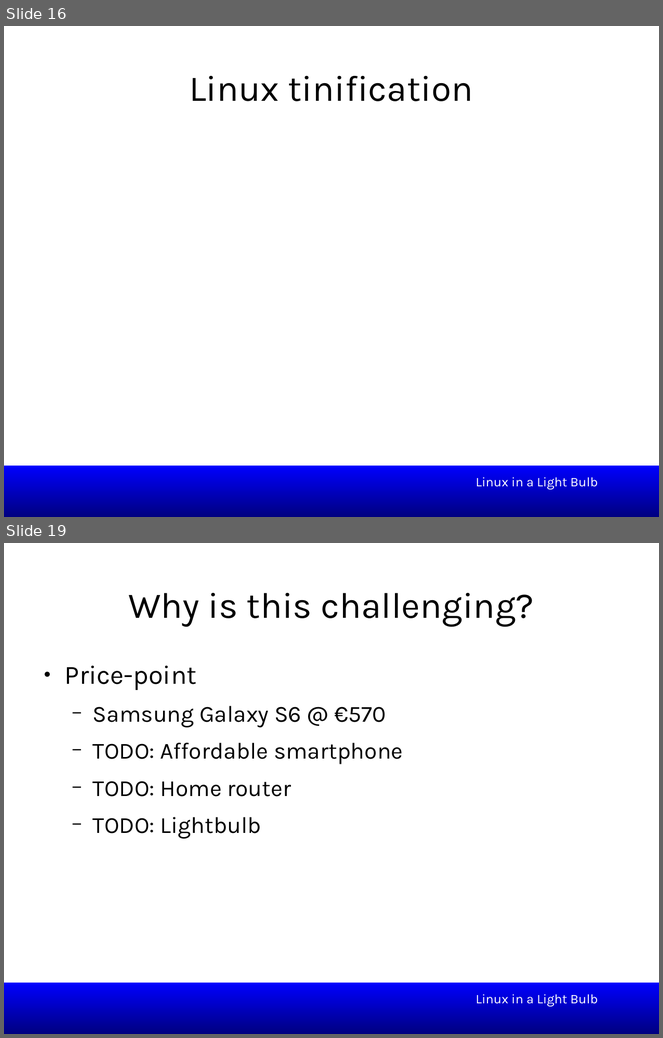
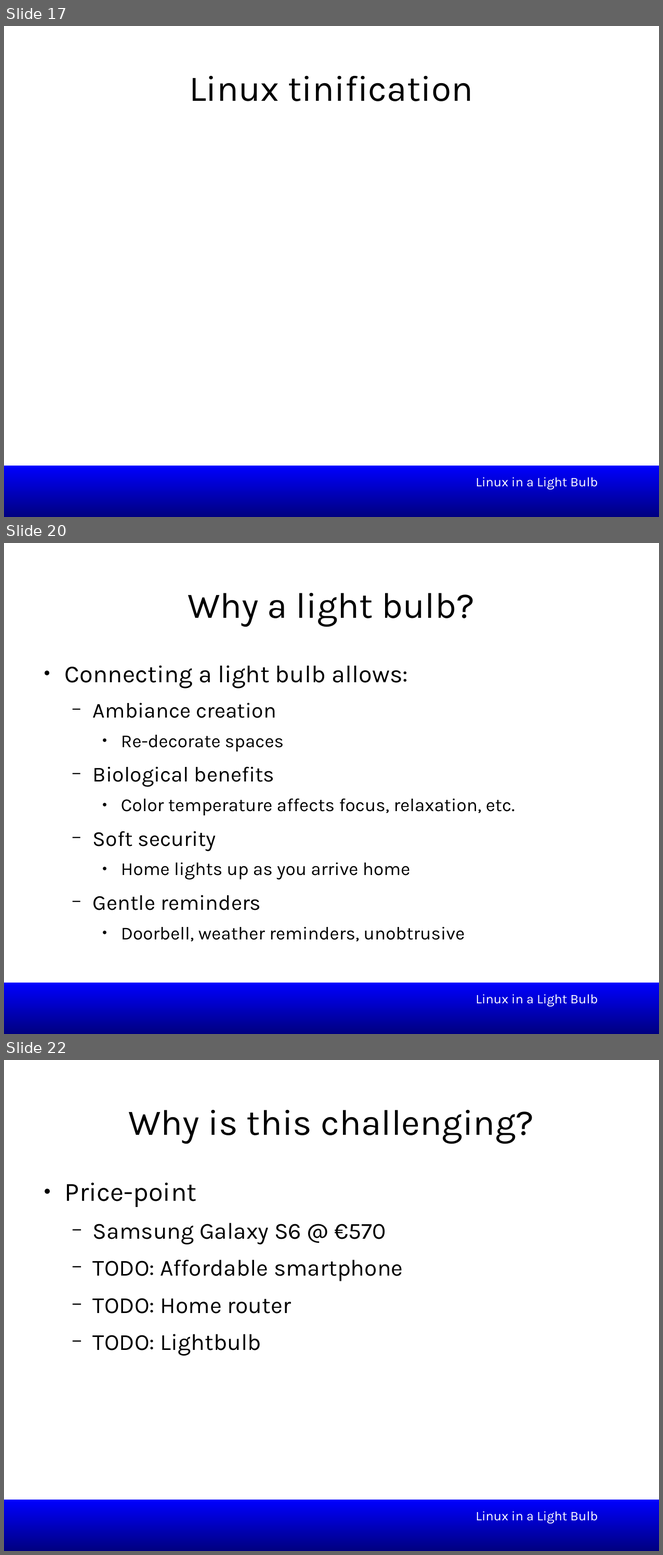
Before and after one commit to smipi1/elce2015, a slide deck: presentations/Linux_In_a_Lightbulb-Where_are_we_on_tinification-ELCE2015.odp. Shown one above the other, each under a label of ours: slides 16 and 19 before the commit, slides 17, 20 and 22 after it; the slides between them are not shown. The pictures are 663x1038 and 663x1555 pixels, drawn with LibreOffice and Linux fonts; fonts in the diff are those of the drawing; background and template pictures are left out. Boxes give left, top, right and bottom in pixels: in the first picture for what was removed or moved away, otherwise in the second. Text is boxed around its words. In the diff, an @@ line names an element or a change of style, - is before the commit and + after.

Commit message:
Adds lisht-bulb use cases

```diff
--- a/presentations/Linux_In_a_Lightbulb-Where_are_we_on_tinification-ELCE2015.odp
+++ b/presentations/Linux_In_a_Lightbulb-Where_are_we_on_tinification-ELCE2015.odp
@@ slide 20 added at bbox=[4, 543, 659, 1034], background #FFFFFF; not listed: 1 template element that a slide beside it also shows @@
@@ title added at bbox=[188, 593, 475, 626], 44 pt, text #000000 @@
+Why a light bulb?
@@ text added at bbox=[65, 665, 515, 942], 22.2 pt, text #000000 @@
+● Connecting a light bulb allows:
+  − Ambiance creation
+    ● Re-decorate spaces
+  − Biological benefits
+    ● Color temperature affects focus, relaxation, etc.
+  − Soft security
+    ● Home lights up as you arrive home
+  − Gentle reminders
+    ● Doorbell, weather reminders, unobtrusive
@@ text added at bbox=[476, 994, 598, 1007], 16 pt, text #FFFFFF @@
+Linux in a Light Bulb
@@ what was slide 16 is now slide 17 @@
@@ what was slide 19 is now slide 22 @@
```
Also in this commit, not shown: 3 slides changed, 2 other slides added.
